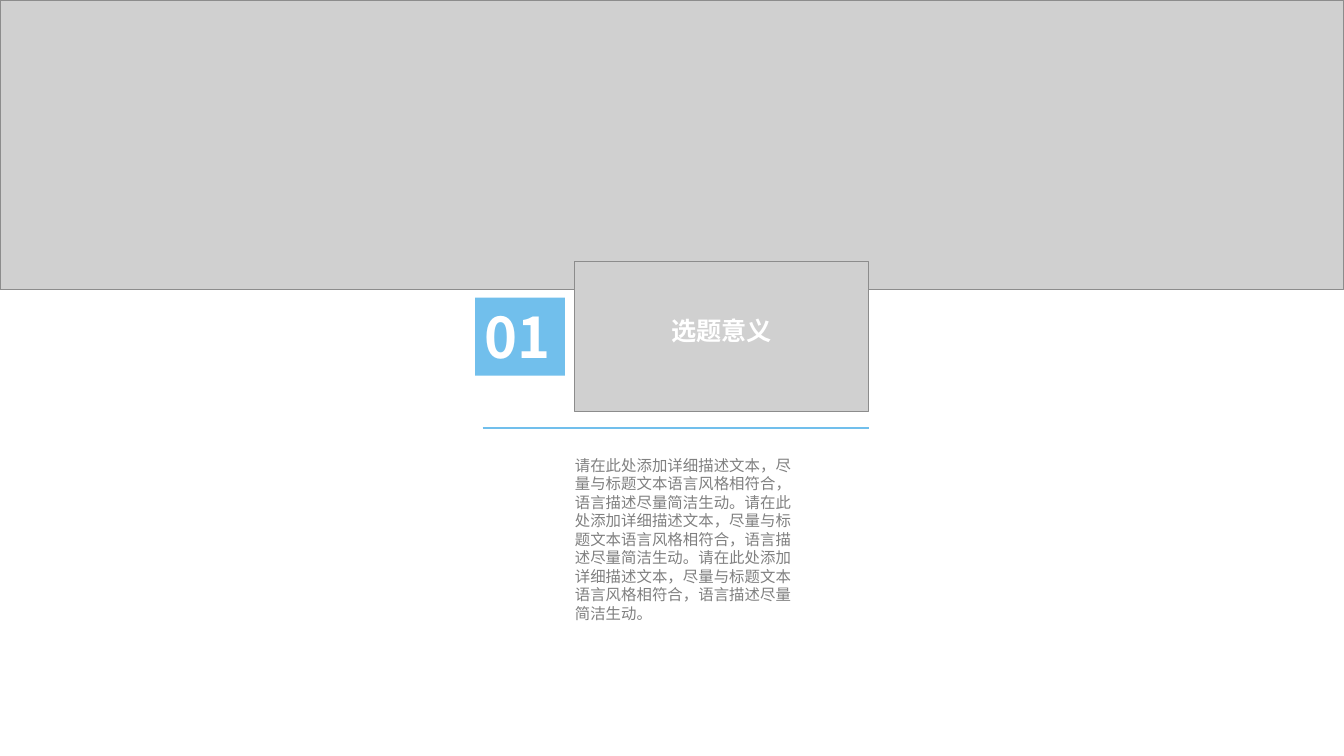
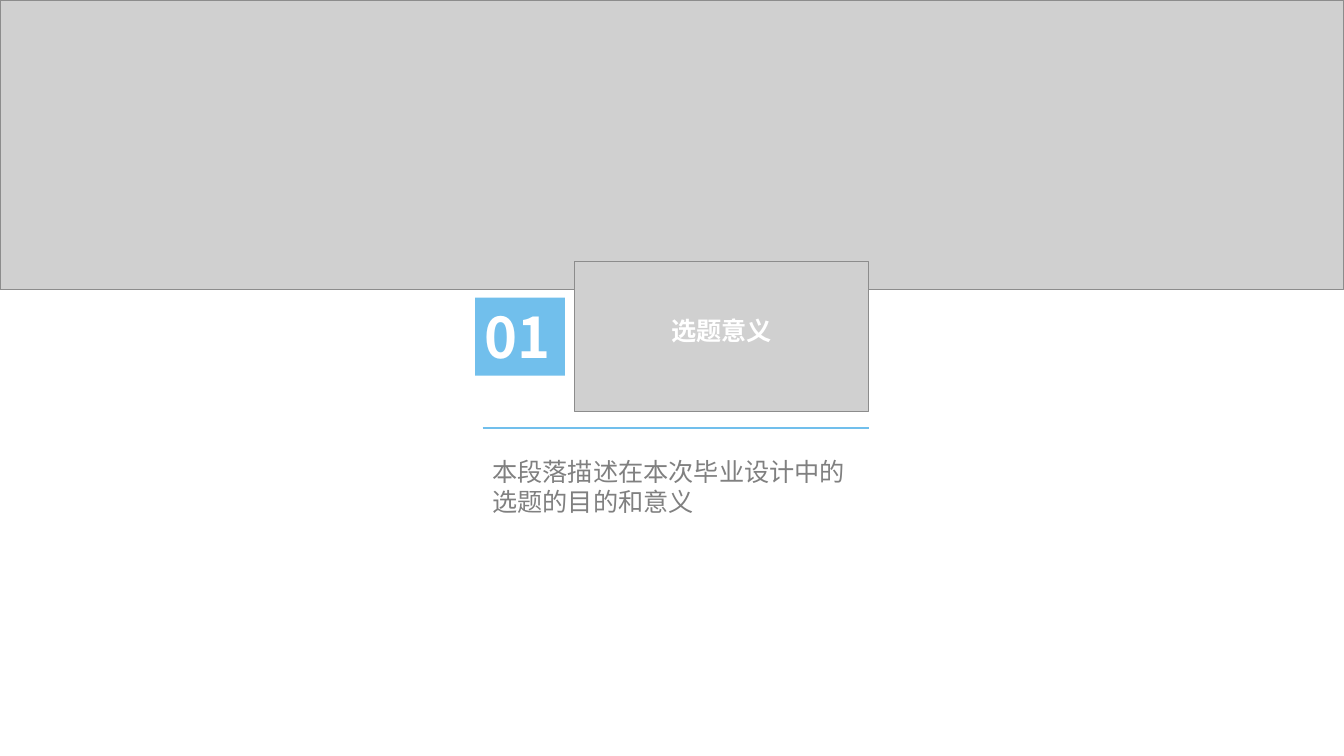
Before and after one commit to HolyShiftt/teach, a slide deck: slide 3 of document/中期答辩.pptx. Drawn at 1344x756 pixels with LibreOffice and Linux fonts; fonts in the diff are those of the drawing; grey boxes stand for pictures; background and template pictures are left out. Boxes give left, top, right and bottom in pixels: in the first picture for what was removed or moved away, otherwise in the second. Text is boxed around its words. In the diff, an @@ line names an element or a change of style, - is before the commit and + after.

```diff
--- a/document/中期答辩.pptx
+++ b/document/中期答辩.pptx
@@ text added at bbox=[492, 460, 845, 513], 18 pt, text #808080 @@
+本段落描述在本次毕业设计中的选题的目的和意义
@@ text removed at bbox=[575, 458, 791, 620] @@
-请在此处添加详细描述文本，尽量与标题文本语言风格相符合，语言描述尽量简洁生动。请在此处添加详细描述文本，尽量与标题文本语言风格相符合，语言描述尽量简洁生动。请在此处添加详细描述文本，尽量与标题文本语言风格相符合，语言描述尽量简洁生动。
```
Also in this commit, not shown: 6 other slides changed, 6 slides added, 17 slides removed, 3 other files.
